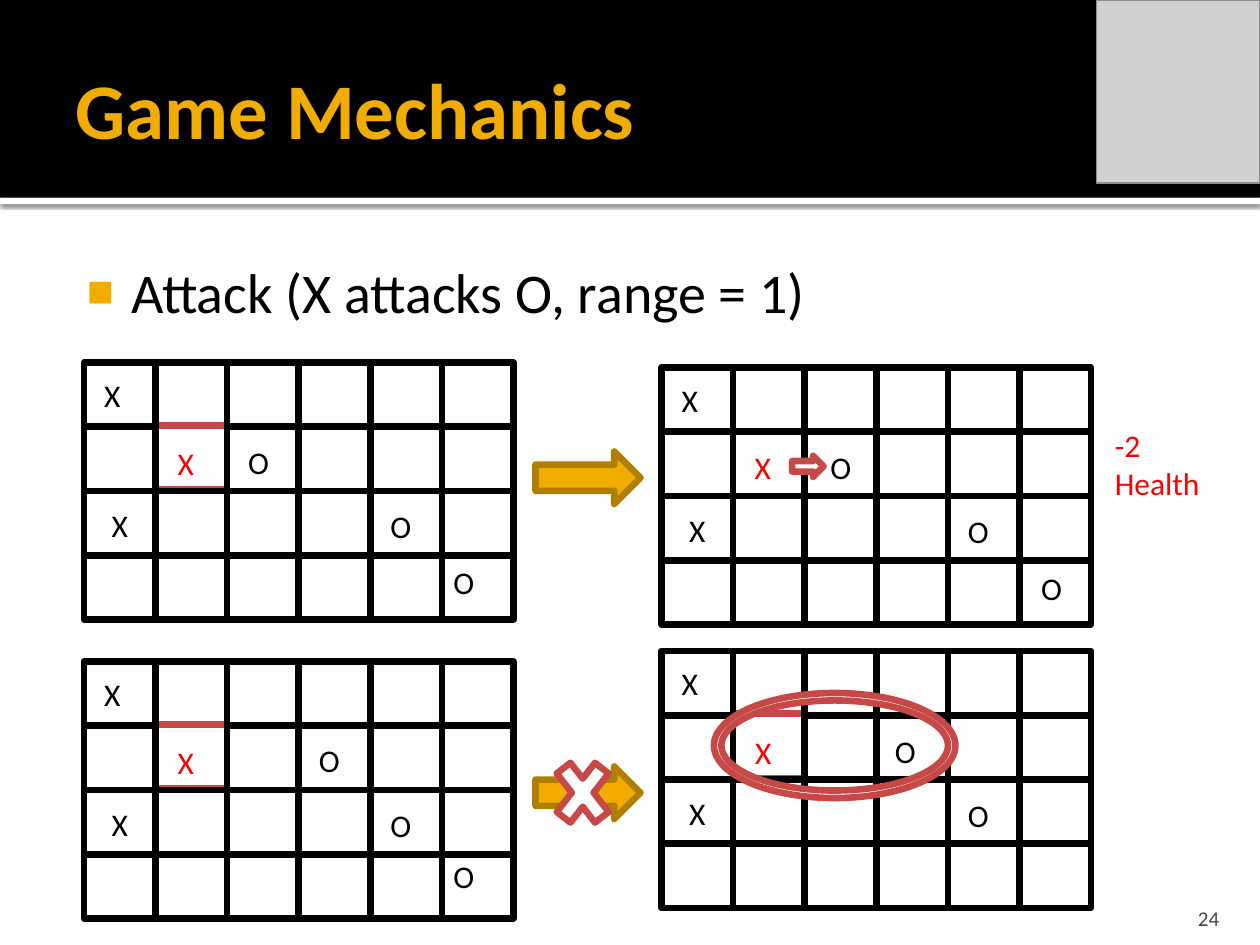
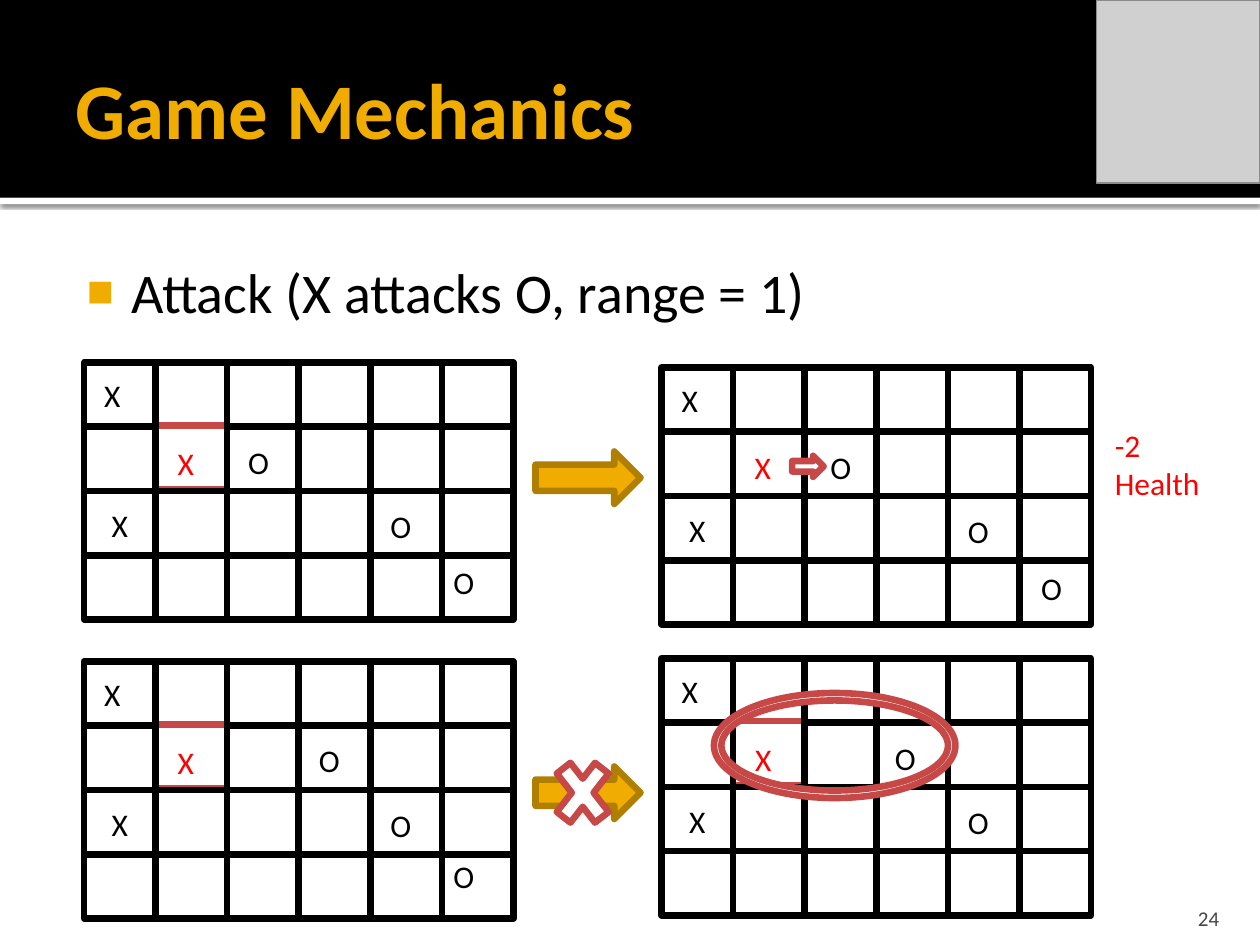
Before and after one commit to idxExtropy/duel-reality, a slide deck: slide 24 of Docs/DUEL REALITY .pptx. Drawn at 1260x945 pixels with LibreOffice and Linux fonts; fonts in the diff are those of the drawing; grey boxes stand for pictures. Boxes give left, top, right and bottom in pixels: in the first picture for what was removed or moved away, otherwise in the second. Text is boxed around its words. In the diff, an @@ line names an element or a change of style, - is before the commit and + after.

```diff
--- a/Docs/DUEL REALITY .pptx
+++ b/Docs/DUEL REALITY .pptx
@@ 11 rectangles, 4 texts: place and size @@
-11 rectangles, 4 texts at [662,674,1091,908]
+11 rectangles, 4 texts at [662,682,1091,915]
@@ 13 rectangles, 1 text: place and size @@
-13 rectangles, 1 text at [662,651,1091,844]
+13 rectangles, 1 text at [662,659,1091,852]
```
Also in this commit, not shown: 6 other slides changed, 1 slide added.
